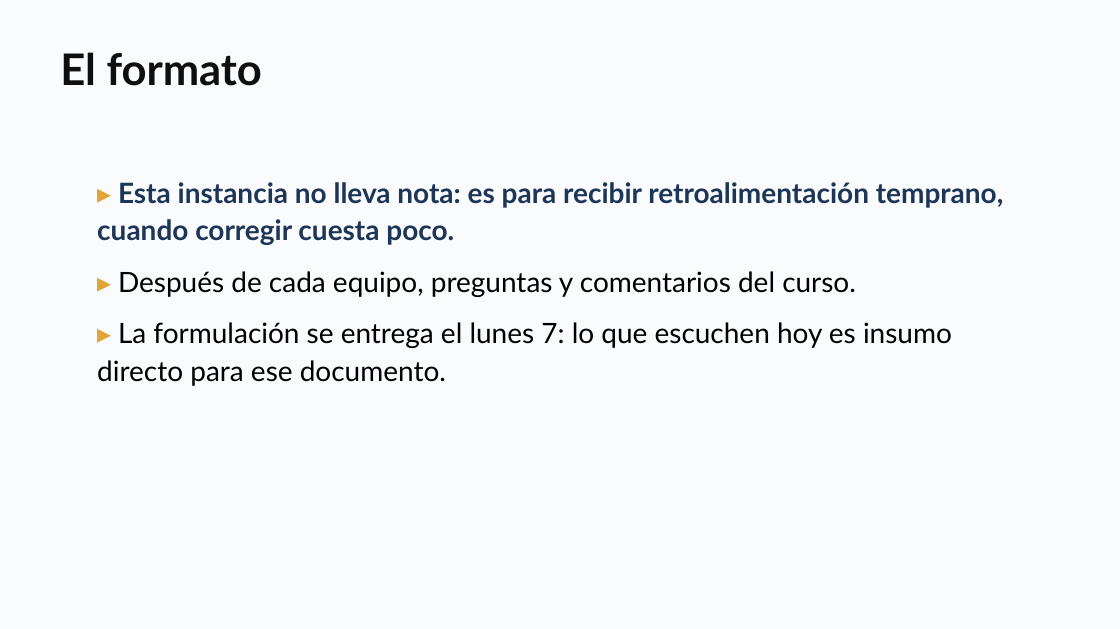
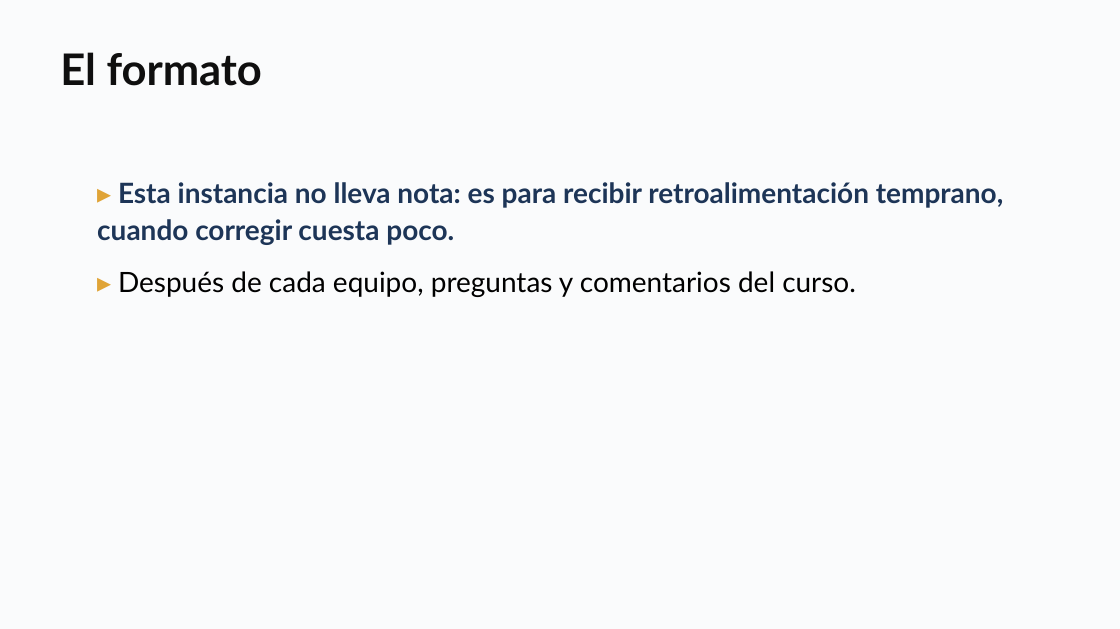
Before and after one commit to daniopitz/diplomado-cdd, a slide deck: slide 29 of presentaciones/clase04_regresion_multiple.pptx (slide 27 before the commit). Drawn at 1120x629 pixels with LibreOffice and Linux fonts; fonts in the diff are those of the drawing. Boxes give left, top, right and bottom in pixels: in the first picture for what was removed or moved away, otherwise in the second. Text is boxed around its words. In the diff, an @@ line names an element or a change of style, - is before the commit and + after.

```diff
--- a/presentaciones/clase04_regresion_multiple.pptx
+++ b/presentaciones/clase04_regresion_multiple.pptx
@@ text at (x1=97, y1=322, x2=952, y2=386): paragraph removed @@
-▸ La formulación se entrega el lunes 7: lo que escuchen hoy es insumo directo para ese documento.
```
Also in this commit, not shown: 3 other slides changed, 2 slides added, 3 other files.
